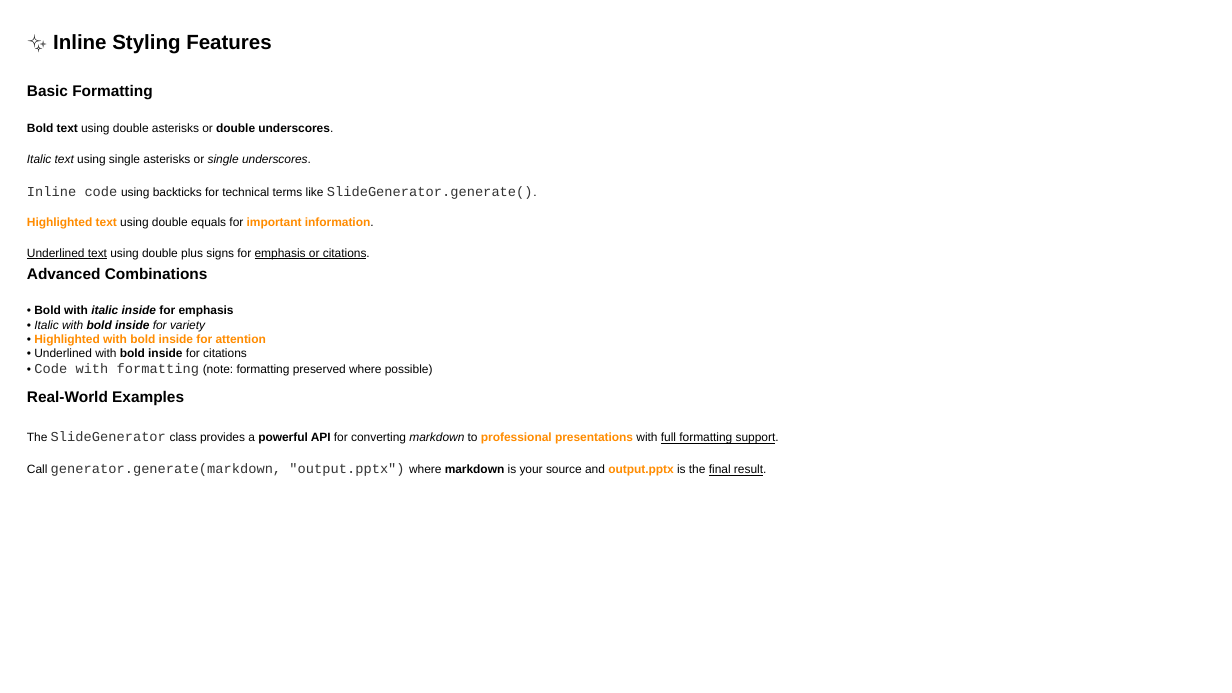
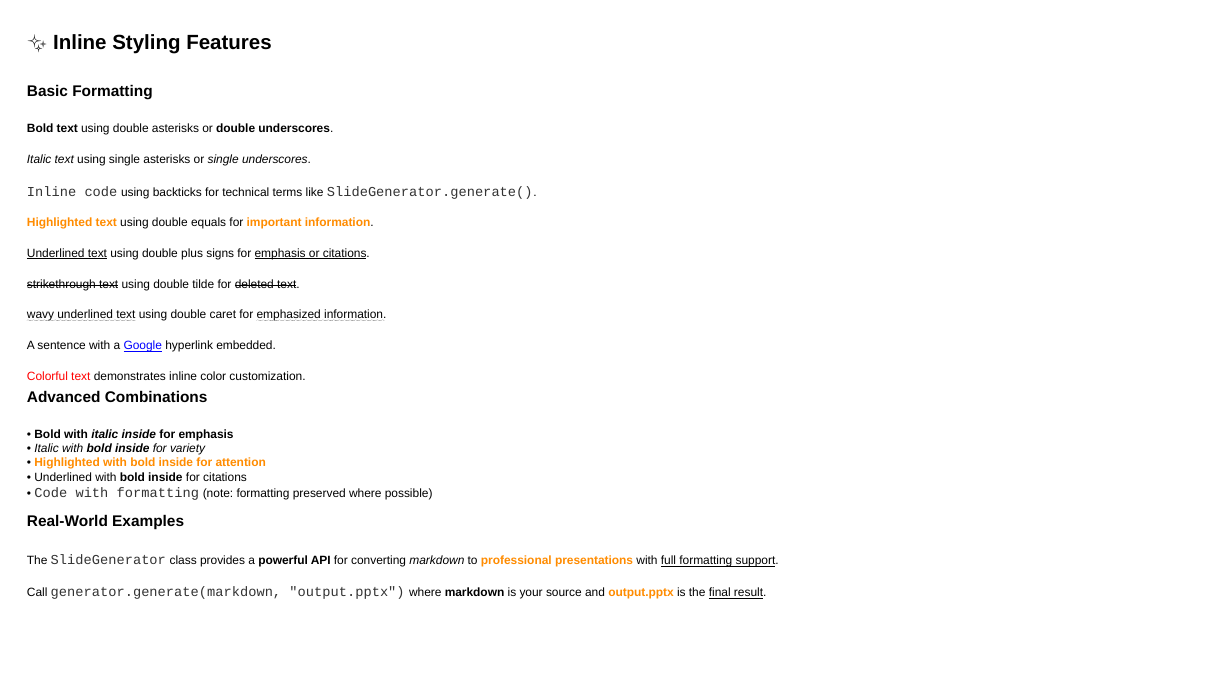
Before and after one commit to louisazhou/slidegenerator, a slide deck: slide 2 of output/comprehensive_demo_default.pptx. Drawn at 1232x693 pixels with LibreOffice and Linux fonts; fonts in the diff are those of the drawing. Boxes give left, top, right and bottom in pixels: in the first picture for what was removed or moved away, otherwise in the second. Text is boxed around its words. In the diff, an @@ line names an element or a change of style, - is before the commit and + after.

Commit message:
add support for strikethrough, hyperlink

```diff
--- a/output/comprehensive_demo_default.pptx
+++ b/output/comprehensive_demo_default.pptx
@@ text added at (27, 279, 300, 290), 7 pt, text #000000, strikethrough @@
+strikethrough text using double tilde for deleted text.
@@ text added at (27, 309, 386, 321), 7 pt, text #000000, underline @@
+wavy underlined text using double caret for emphasized information.
@@ text added at (27, 340, 276, 352), 7 pt, text #000000 @@
+A sentence with a Google hyperlink embedded.
@@ text added at (27, 371, 305, 380), 7 pt, text #000000 @@
+Colorful text demonstrates inline color customization.
@@ 5 texts: place and size @@
-5 texts at (27, 267, 779, 476)
+5 texts at (27, 390, 779, 599)
```
Also in this commit, not shown: 5 other slides changed, 18 other files.
